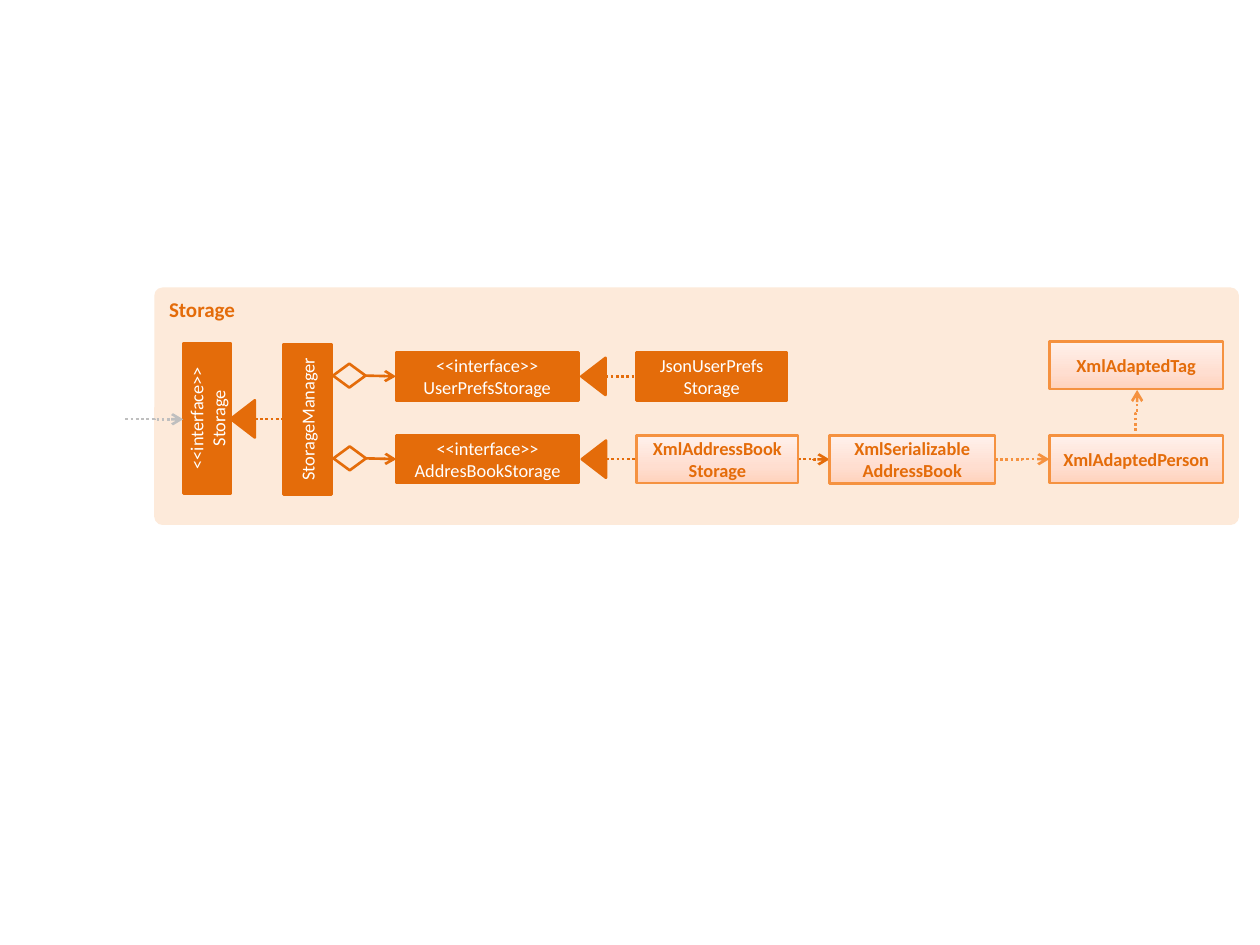
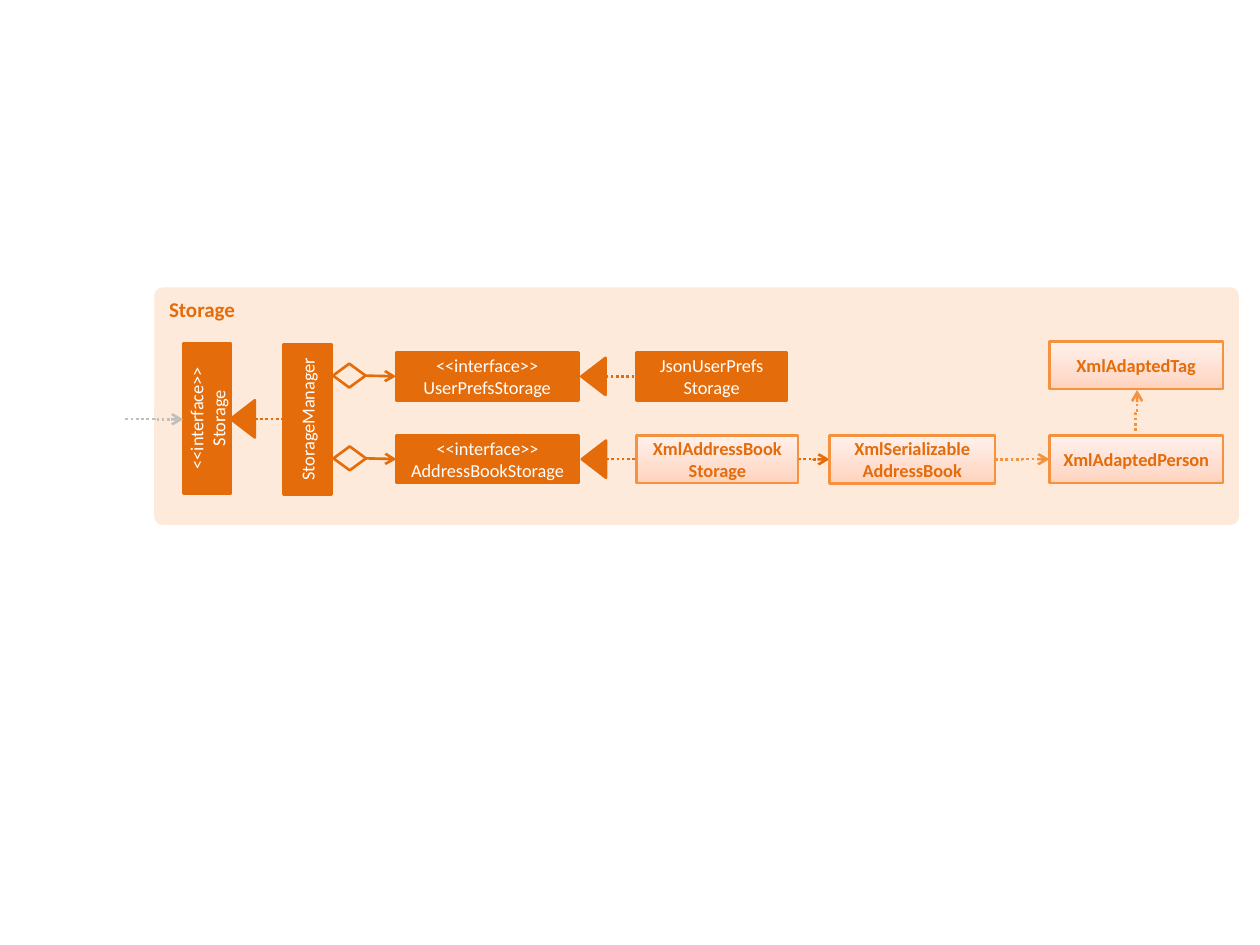
Before and after one commit to se-edu/addressbook-level4, a slide deck: slide 7 of docs/diagrams/Diagrams.pptx (slide 6 before the commit). Drawn at 1260x945 pixels with LibreOffice and Linux fonts; fonts in the diff are those of the drawing. Boxes give left, top, right and bottom in pixels: in the first picture for what was removed or moved away, otherwise in the second. Text is boxed around its words. In the diff, an @@ line names an element or a change of style, - is before the commit and + after.

```diff
--- a/docs/diagrams/Diagrams.pptx
+++ b/docs/diagrams/Diagrams.pptx
@@ text in rectangle at <box>411,442,564,480</box>: text changed @@
-<<interface>>
-AddresBookStorage
+<<interface>>
+AddressBookStorage
```
Also in this commit, not shown: 3 other slides changed, 2 slides added, 4 other files.
